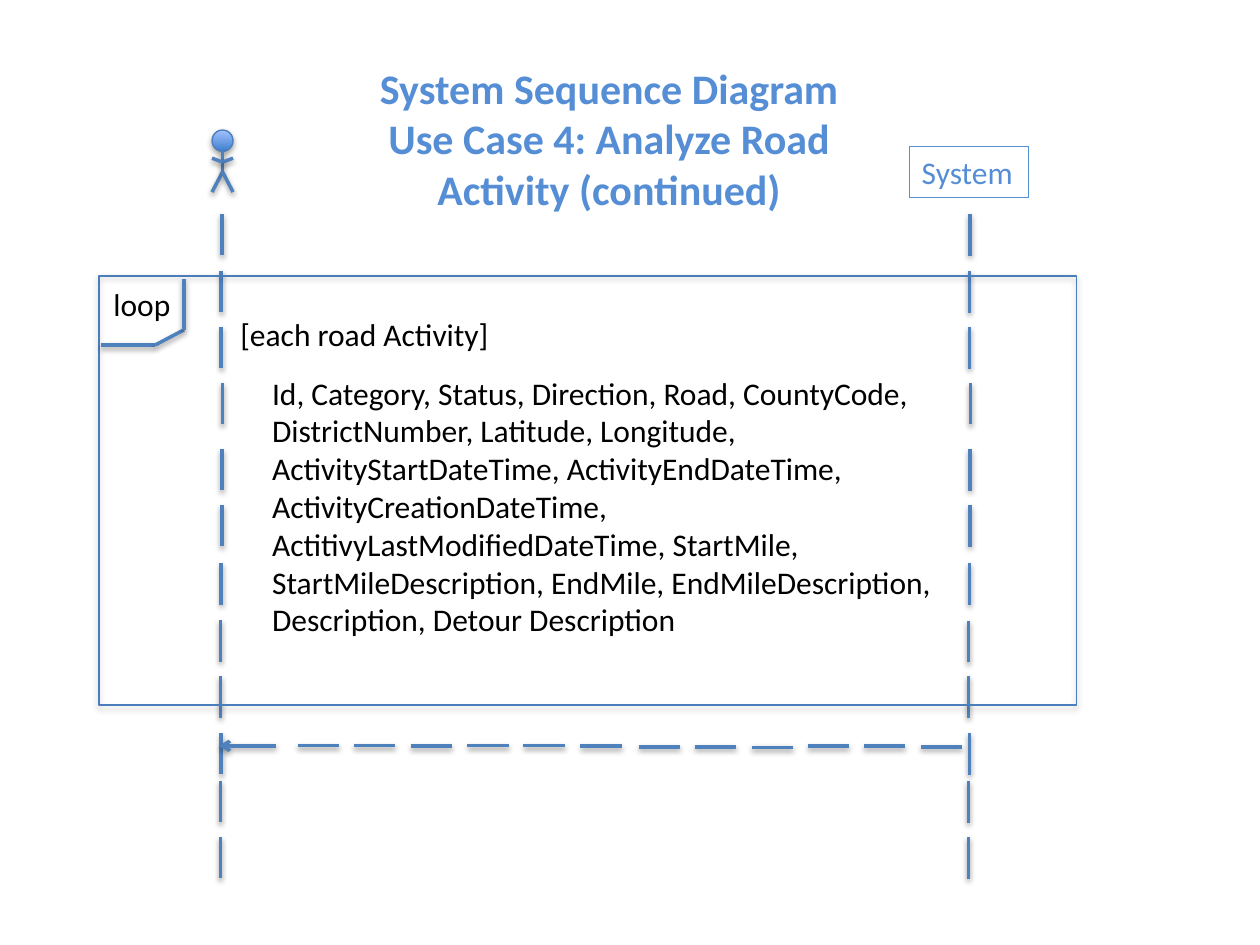
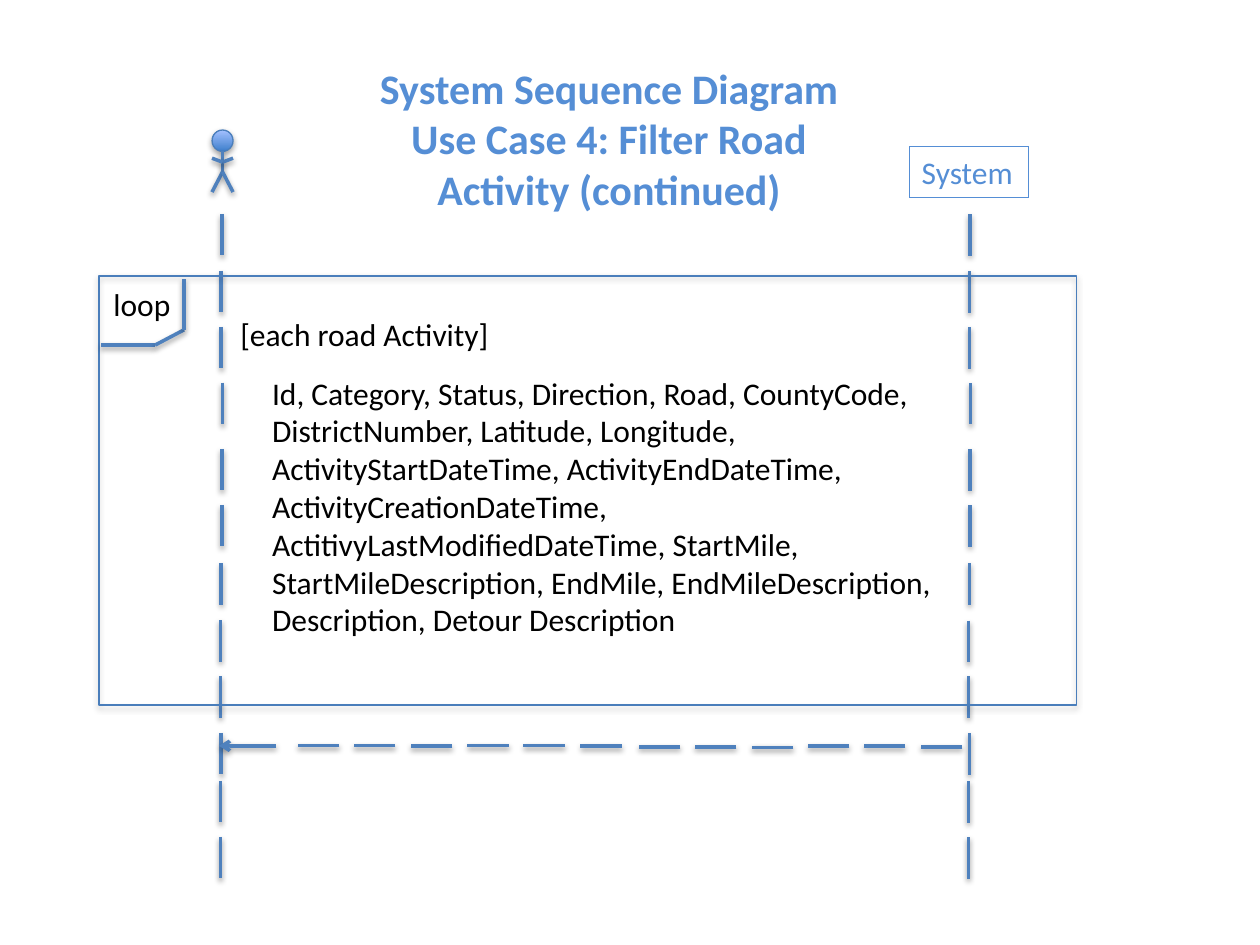
Before and after one commit to niemilkm/csc440-KevinNiemiller, a slide deck: slide 6 of deliverables/iteration3/other/DomainModel_SSD_ClassDiagrams.pptx. Drawn at 1260x945 pixels with LibreOffice and Linux fonts; fonts in the diff are those of the drawing. Boxes give left, top, right and bottom in pixels: in the first picture for what was removed or moved away, otherwise in the second. Text is boxed around its words. In the diff, an @@ line names an element or a change of style, - is before the commit and + after.

```diff
--- a/deliverables/iteration3/other/DomainModel_SSD_ClassDiagrams.pptx
+++ b/deliverables/iteration3/other/DomainModel_SSD_ClassDiagrams.pptx
@@ text at box(411, 124, 807, 212): text changed @@
-Use Case 4: Analyze Road Activity (continued)
+Use Case 4: Filter Road Activity (continued)
```
Also in this commit, not shown: 5 other slides changed, 1 slide added, 2 other files.
